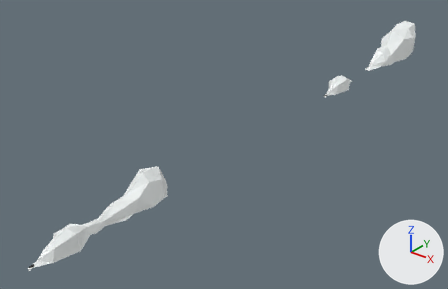
The FBX model production/Flux/FluxContent/models/env/clouds_1.fbx, before and after one commit.
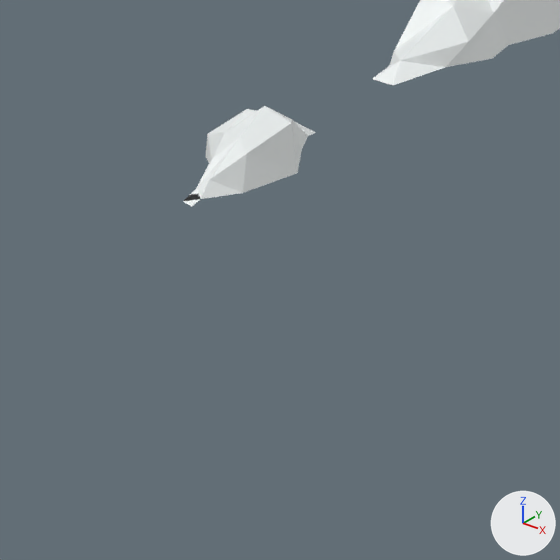
Each version is shown whole from a camera (50 mm lens) standing at (1.035, -2.669, 0.831) and looking at (-0.132, -1.211, -0.073), then close up on the part from 63% to 91% of the width and 18% to 60% of the height. Lighting does not change. The marker at lower right points along +X, +Y and +Z. Where no turn or scale is listed for an object, it has been applied to the vertices.

Before the edit, the objects in view are built like this:
```python
me_mesh_001 = bpy.data.meshes.new('Mesh.001')
me_mesh_001.from_pydata(...)  # 27 vertices, 48 faces; spans x -0.044..0.035, y -0.792..-0.575, z 0.0..0.054
me_mesh_001.materials.append(mat_lambert2)  # white #f3f7f7
me_mesh_002 = bpy.data.meshes.new('Mesh.002')
me_mesh_002.from_pydata(...)  # 40 vertices, 76 faces; spans x -0.064..0.052, y -0.432..0.0, z -0.003..0.138
me_mesh_002.materials.append(mat_lambert2)  # white #f3f7f7
ob_pasted__polysurface14 = bpy.data.objects.new('pasted__polySurface14', me_mesh_001)
ob_pasted__polysurface14.location = (0.0, 0.0, 0.0)
ob_pasted__polysurface15 = bpy.data.objects.new('pasted__polySurface15', me_mesh_002)
ob_pasted__polysurface15.location = (0.0, 0.0, 0.0)
```
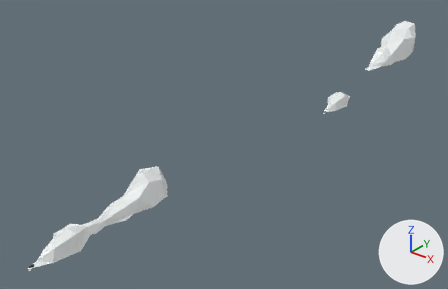
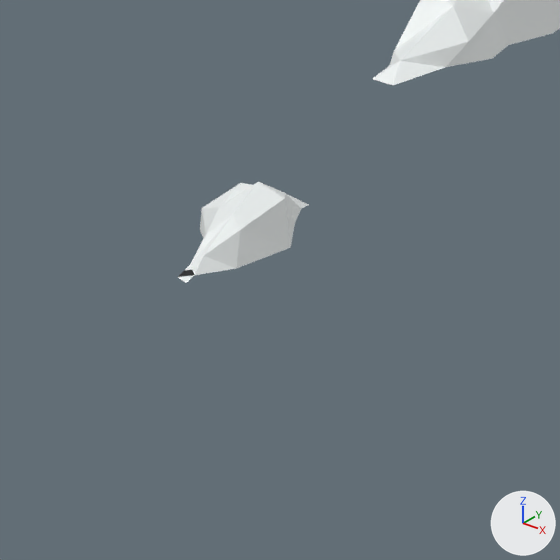
Patch to the scene script:
```diff
--- a/production/Flux/FluxContent/models/env/clouds_1.fbx.py
+++ b/production/Flux/FluxContent/models/env/clouds_1.fbx.py
@@ ob_pasted__polysurface14 @@
 ob_pasted__polysurface14 = bpy.data.objects.new('pasted__polySurface14', me_mesh_001)
-ob_pasted__polysurface14.location = (0.0, 0.0, 0.0)
+ob_pasted__polysurface14.location = (0.0, 0.0, -0.0658)
```

Pixel boxes [x1, y1, x2, y2] of what changed, in the close-ups (560 x 560 px):
'pasted__polySurface14', moved: before [183, 106, 316, 207]; after [178, 182, 309, 283]
